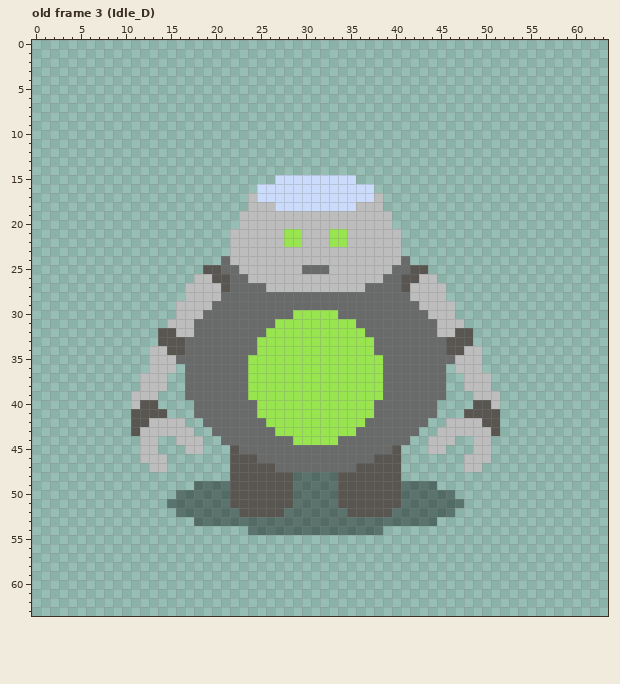
Pixel-art file, stored at Assets/Sprites/b0b/b0b.ase. Above: the version before the commit.
64x64 pixels, 69 frames. Shown: old frame 3 (Idle_D). The commit also changed other frames, which this record leaves out.
New version:
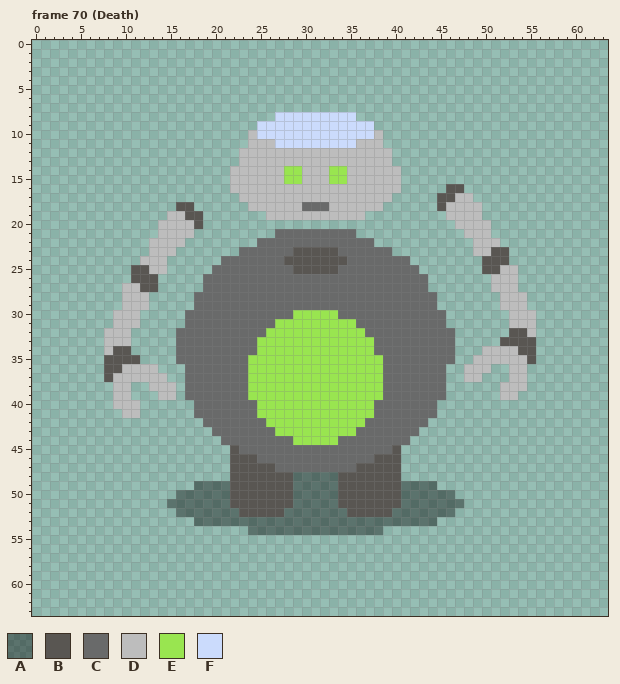
Palette (. is transparent): A #00000065  B #595652  C #696a6a  D #bdbdbd  E #99e550  F #cbdbfc
A new or re-ordered frame is compared with the old frame closest to it.
From the commit log: Add death animations
Change:
frames 69 -> 75
--- frame 70 (Death) is new; against old frame 3 (Idle_D), layers "Head", "Arms"
@@ x 0..63 @@
  7 ................................................................
- 8 ................................................................
- 9 ................................................................
-10 ................................................................
-11 ................................................................
-12 ................................................................
-13 ................................................................
-14 ................................................................
-15 ...........................FFFFFFFFF............................
-16 .........................FFFFFFFFFFFFF..........................
-17 ........................DFFFFFFFFFFFFFD.........................
-18 ........................DDDFFFFFFFFFDDD.........................
-19 .......................DDDDDDDDDDDDDDDDD........................
-20 .......................DDDDDDDDDDDDDDDDD........................
-21 ......................DDDDDDEEDDDEEDDDDDD.......................
-22 ......................DDDDDDEEDDDEEDDDDDD.......................
-23 ......................DDDDDDDDDDDDDDDDDDD.......................
-24 .....................CDDDDDDDDDDDDDDDDDDDC......................
-25 ...................BBCCDDDDDDDCCCDDDDDDDCCBB....................
-26 ..................DDBBCCDDDDDDDDDDDDDDDCCBBDD...................
-27 .................DDDDBCCCCDDDDDDDDDDDCCCCBDDDD..................
-28 .................DDDDCCCCCCCCCCCCCCCCCCCCCDDDD..................
-29 ................DDDDCCCCCCCCCCCCCCCCCCCCCCCDDDD.................
-30 ................DDDCCCCCCCCCCEEEEECCCCCCCCCCDDD.................
-31 ...............DDDCCCCCCCCCEEEEEEEEECCCCCCCCCDDD................
-32 ..............BBDDCCCCCCCCEEEEEEEEEEECCCCCCCCDDBB...............
-33 ..............BBBCCCCCCCCEEEEEEEEEEEEECCCCCCCCBBB...............
-34 .............DDBBCCCCCCCCEEEEEEEEEEEEECCCCCCCCBBDD..............
-35 .............DDDCCCCCCCCEEEEEEEEEEEEEEECCCCCCCCDDD..............
-36 .............DDD.CCCCCCCEEEEEEEEEEEEEEECCCCCCC.DDD..............
-37 ............DDD..CCCCCCCEEEEEEEEEEEEEEECCCCCCC..DDD.............
-38 ............DDD..CCCCCCCEEEEEEEEEEEEEEECCCCCCC..DDD.............
-39 ...........DDD...CCCCCCCEEEEEEEEEEEEEEECCCCCCC...DDD............
-40 ...........DBB....CCCCCCCEEEEEEEEEEEEECCCCCCC....BBD............
-41 ...........BBBB...CCCCCCCEEEEEEEEEEEEECCCCCCC...BBBB............
-42 ...........BBDDDD..CCCCCCCEEEEEEEEEEECCCCCCC..DDDDBB............
-43 ...........BDDDDDD..CCCCCCCEEEEEEEEECCCCCCC..DDDDDDB............
-44 ............DD..DDD..CCCCCCCCEEEEECCCCCCCC..DDD..DD.............
-45 ............DD...DD...BCCCCCCCCCCCCCCCCCB...DD...DD.............
-46 ............DDD.......BBBCCCCCCCCCCCCCBBB.......DDD.............
-47 .............DD.......BBBBBCCCCCCCCCBBBBB.......DD..............
+ 8 ...........................FFFFFFFFF............................
+ 9 .........................FFFFFFFFFFFFF..........................
+10 ........................DFFFFFFFFFFFFFD.........................
+11 ........................DDDFFFFFFFFFDDD.........................
+12 .......................DDDDDDDDDDDDDDDDD........................
+13 .......................DDDDDDDDDDDDDDDDD........................
+14 ......................DDDDDDEEDDDEEDDDDDD.......................
+15 ......................DDDDDDEEDDDEEDDDDDD.......................
+16 ......................DDDDDDDDDDDDDDDDDDD.....BB................
+17 .......................DDDDDDDDDDDDDDDDD.....BBDD...............
+18 ................BB......DDDDDDCCCDDDDDD......BDDDD..............
+19 ...............DDBB.......DDDDDDDDDDD.........DDDD..............
+20 ..............DDDDB............................DDDD.............
+21 ..............DDDD.........CCCCCCCCC............DDD.............
+22 .............DDDD........CCCCCCCCCCCCC...........DDD............
+23 .............DDD.......CCCCCCBBBBBCCCCCC.........DDBB...........
+24 ............DDD......CCCCCCCBBBBBBBCCCCCCC........BBB...........
+25 ...........BBDD.....CCCCCCCCCBBBBBCCCCCCCCC.......BBDD..........
+26 ...........BBB.....CCCCCCCCCCCCCCCCCCCCCCCCC.......DDD..........
+27 ..........DDBB.....CCCCCCCCCCCCCCCCCCCCCCCCC.......DDD..........
+28 ..........DDD.....CCCCCCCCCCCCCCCCCCCCCCCCCCC.......DDD.........
+29 ..........DDD.....CCCCCCCCCCCCCCCCCCCCCCCCCCC.......DDD.........
+30 .........DDD.....CCCCCCCCCCCCEEEEECCCCCCCCCCCC.......DDD........
+31 .........DDD.....CCCCCCCCCCEEEEEEEEECCCCCCCCCC.......DDD........
+32 ........DDD.....CCCCCCCCCCEEEEEEEEEEECCCCCCCCCC......BBD........
+33 ........DDD.....CCCCCCCCCEEEEEEEEEEEEECCCCCCCCC.....BBBB........
+34 ........DBB.....CCCCCCCCCEEEEEEEEEEEEECCCCCCCCC...DDDDBB........
+35 ........BBBB....CCCCCCCCEEEEEEEEEEEEEEECCCCCCCC..DDDDDDB........
+36 ........BBDDDD...CCCCCCCEEEEEEEEEEEEEEECCCCCCC..DDD..DD.........
+37 ........BDDDDDD..CCCCCCCEEEEEEEEEEEEEEECCCCCCC..DD...DD.........
+38 .........DD..DDD.CCCCCCCEEEEEEEEEEEEEEECCCCCCC......DDD.........
+39 .........DD...DD.CCCCCCCEEEEEEEEEEEEEEECCCCCCC......DD..........
+40 .........DDD......CCCCCCCEEEEEEEEEEEEECCCCCCC...................
+41 ..........DD......CCCCCCCEEEEEEEEEEEEECCCCCCC...................
+42 ...................CCCCCCCEEEEEEEEEEECCCCCCC....................
+43 ....................CCCCCCCEEEEEEEEECCCCCCC.....................
+44 .....................CCCCCCCCEEEEECCCCCCCC......................
+45 ......................BCCCCCCCCCCCCCCCCCB.......................
+46 ......................BBBCCCCCCCCCCCCCBBB.......................
+47 ......................BBBBBCCCCCCCCCBBBBB.......................
 48 ......................BBBBBBBAAAAABBBBBBB.......................
Where, in picture pixels (left, top, right, bottom), the same in both pictures:
changed: (104, 112, 536, 472)
